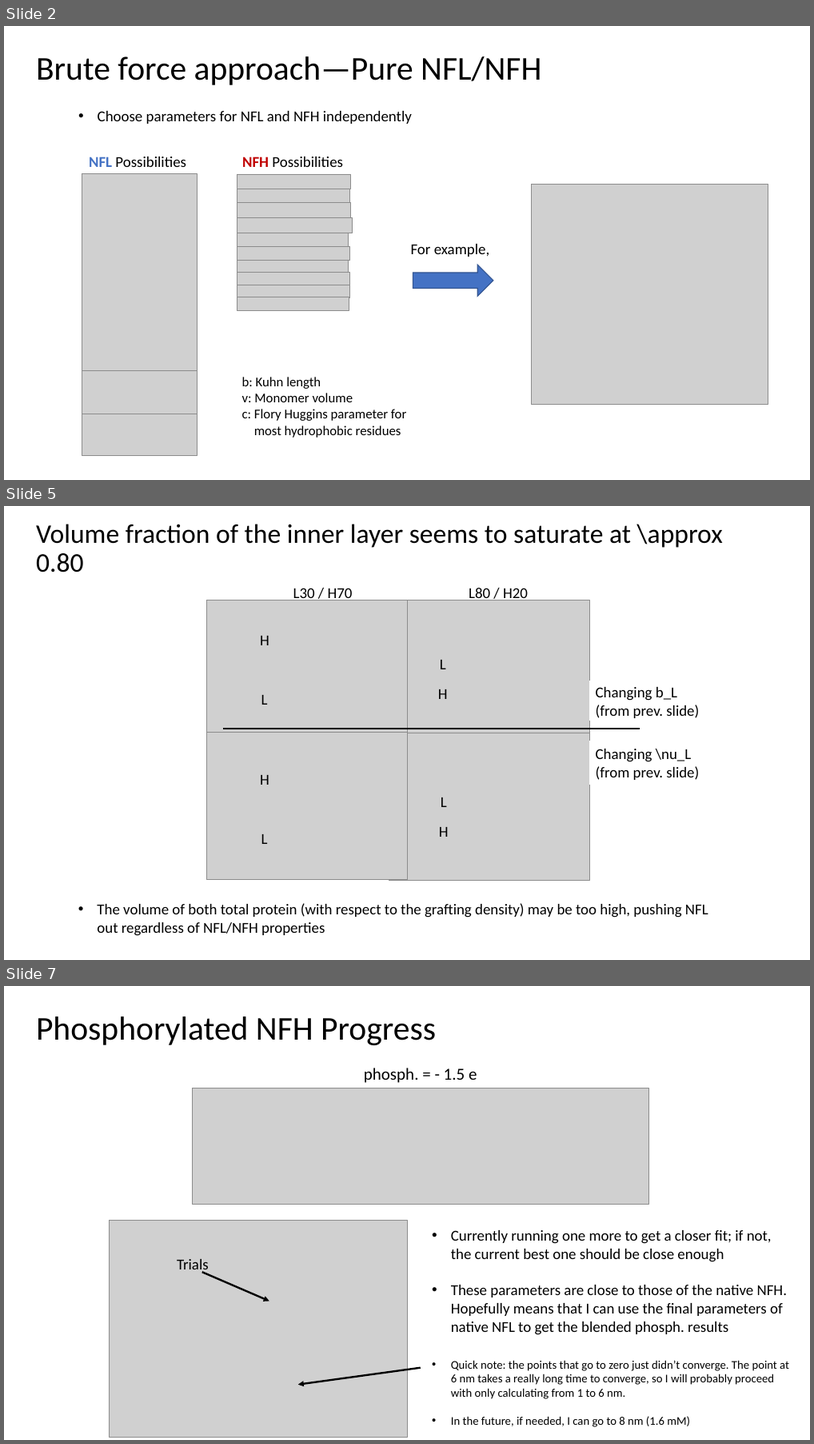
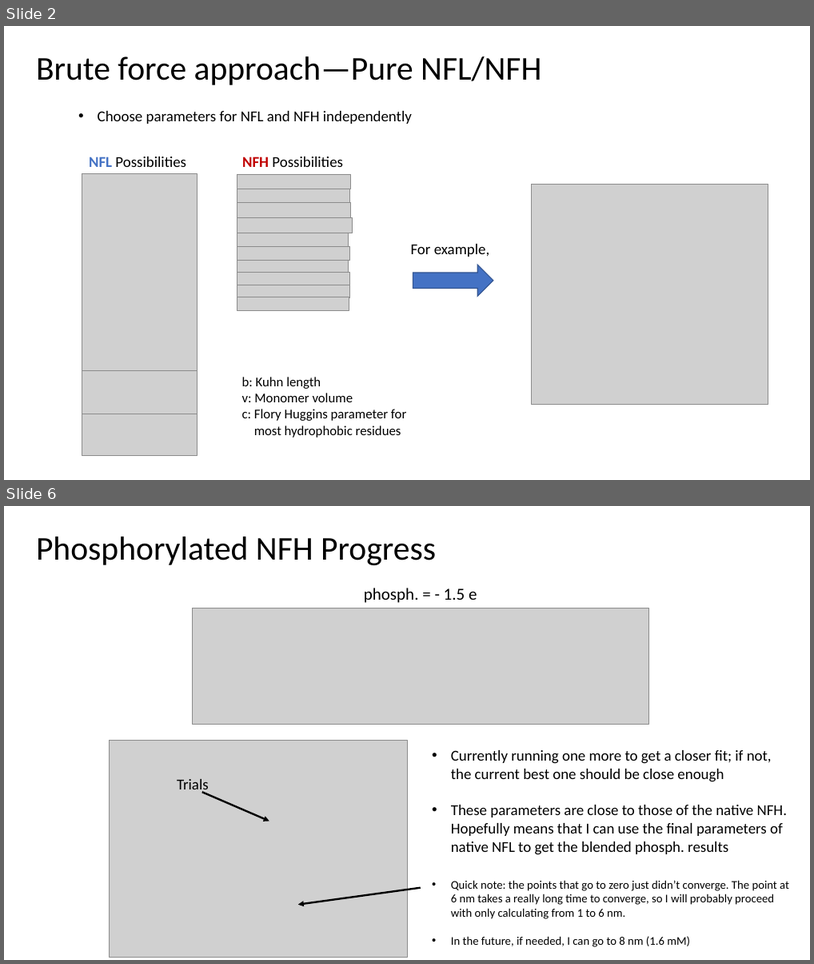
Before and after one commit to tyokokur/presentations, a slide deck: 20230331 EAD Update.pptx. Shown one above the other, each under a label of ours: slides 2, 5 and 7 before the commit, slides 2 and 6 after it; the slides between them are not shown. The pictures are 814x1444 and 814x964 pixels, drawn with LibreOffice and Linux fonts; fonts in the diff are those of the drawing; grey boxes stand for pictures. Boxes give left, top, right and bottom in pixels: in the first picture for what was removed or moved away, otherwise in the second. Text is boxed around its words. In the diff, an @@ line names an element or a change of style, - is before the commit and + after.

```diff
--- a/20230331 EAD Update.pptx
+++ b/20230331 EAD Update.pptx
@@ slide 5 removed at bbox=[4, 506, 810, 960], background #FFFFFF @@
@@ title removed at bbox=[36, 524, 723, 572] @@
-Volume fraction of the inner layer seems to saturate at \approx 0.80
@@ group removed at bbox=[206, 588, 714, 880]: 10 texts, 4 pictures, 2 rectangles, 1 line @@
-L80 / H20
-L30 / H70
-H
-L
-L
-H
-H
-L
-L
-H
-Changing b_L (from prev. slide)
-Changing \nu_L (from prev. slide)
@@ text removed at bbox=[97, 903, 709, 936] @@
-• The volume of both total protein (with respect to the grafting density) may be too high, pushing NFL out regardless of NFL/NFH properties
@@ what was slide 7 is now slide 6 @@
```
Also in this commit, not shown: 1 slide changed, 2 slides added, 2 other slides removed.
